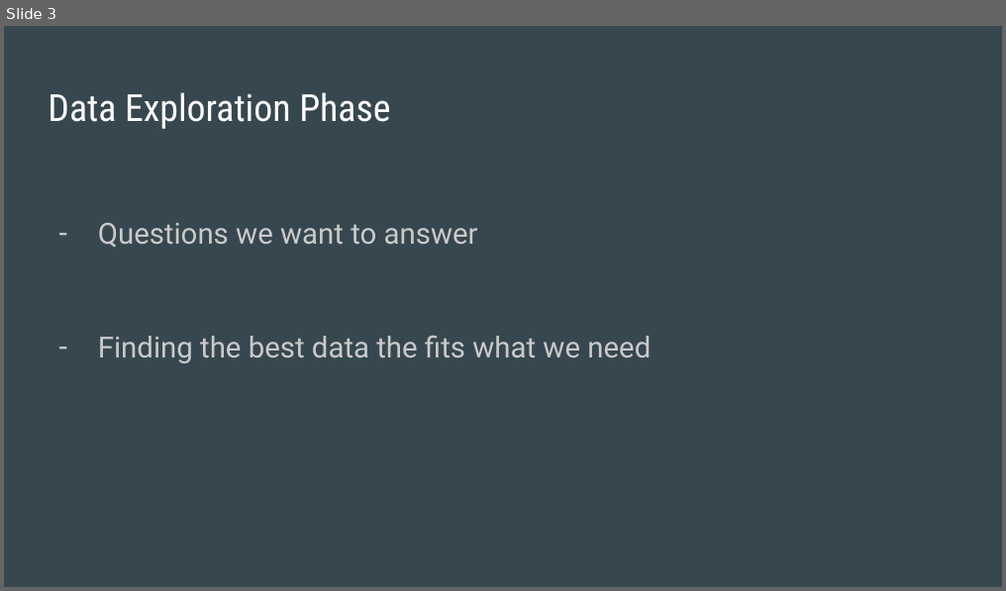
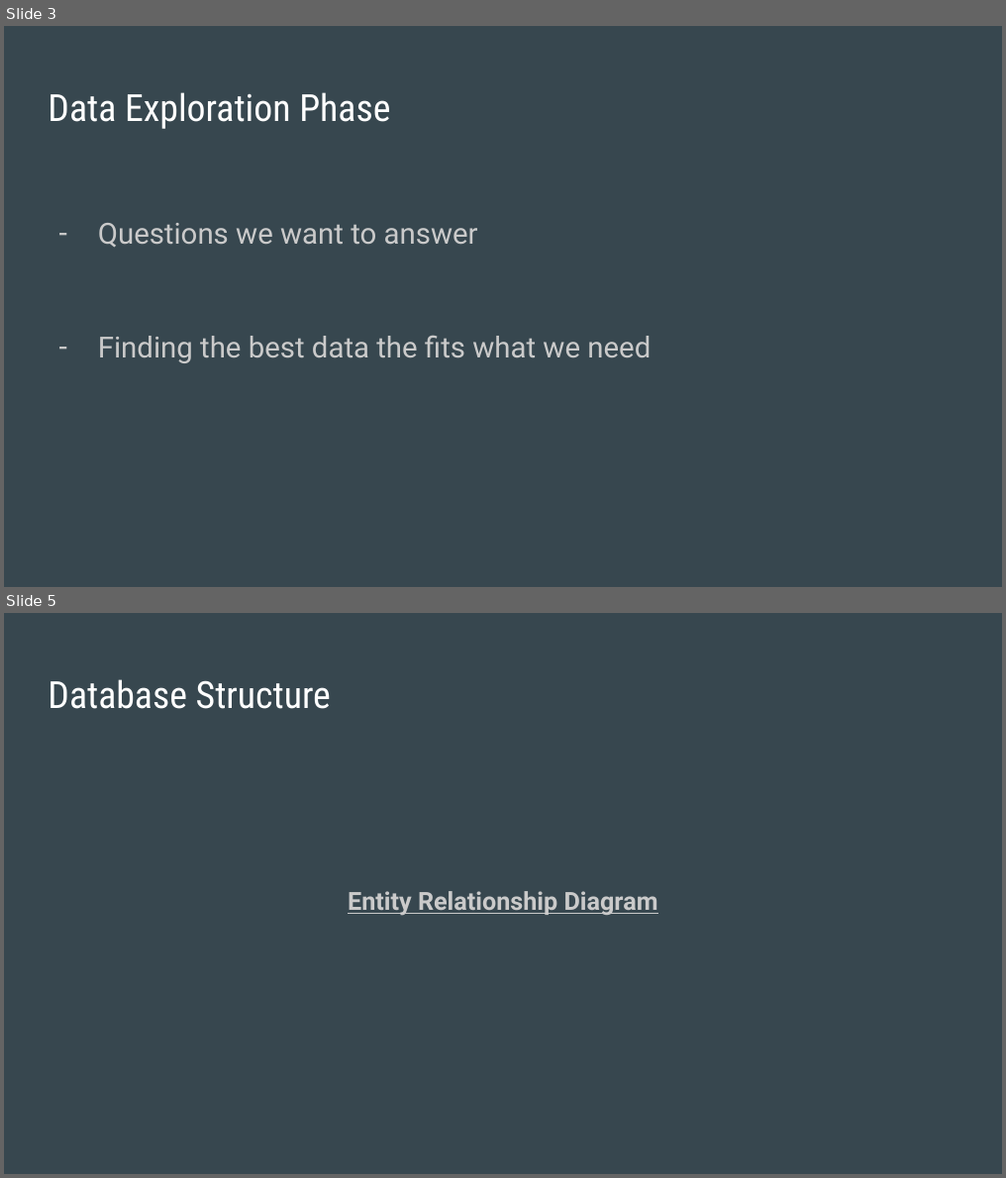
Before and after one commit to daniduce/Final-Project, a slide deck: Weather Patterns.pptx. Shown one above the other, each under a label of ours: slide 3 before the commit, slides 3 and 5 after it; the slides between them are not shown. The pictures are 1006x591 and 1006x1178 pixels, drawn with LibreOffice and Linux fonts; fonts in the diff are those of the drawing. Boxes give left, top, right and bottom in pixels: in the first picture for what was removed or moved away, otherwise in the second. Text is boxed around its words. In the diff, an @@ line names an element or a change of style, - is before the commit and + after.

```diff
--- a/Weather Patterns.pptx
+++ b/Weather Patterns.pptx
@@ slide 5 added at box(4, 613, 1002, 1174), background #37474F @@
@@ title added at box(48, 679, 331, 709), 27 pt, text #FFFFFF @@
+Database Structure
@@ text added at box(348, 891, 658, 916), 18 pt, text #CACACA, bold, underline @@
+Entity Relationship Diagram
```
Also in this commit, not shown: 3 other slides added.
